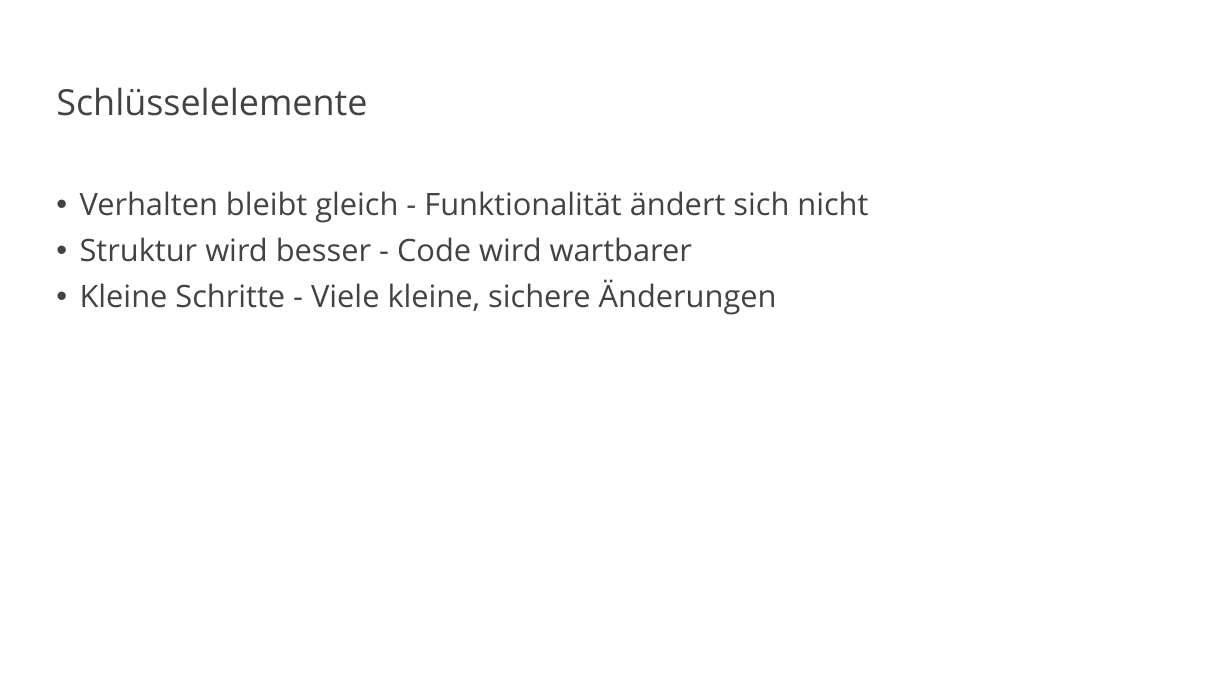
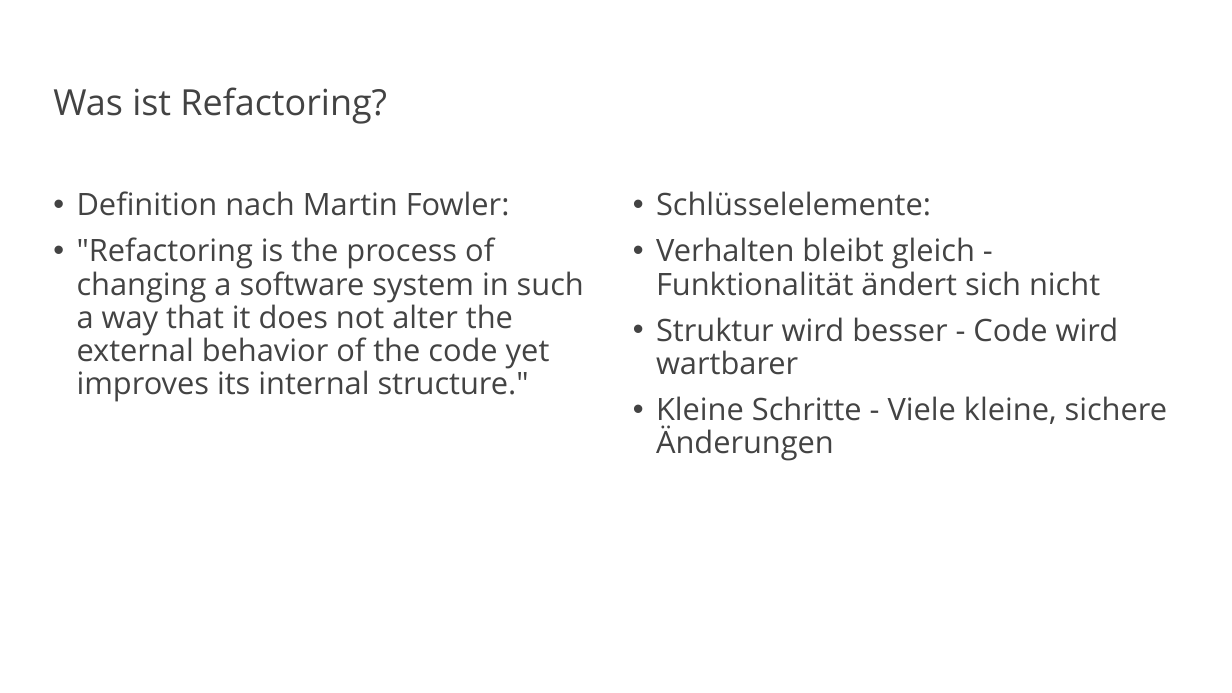
Before and after one commit to vanillacore-net/september-2025-telekom-training, a slide deck: slide 30 of presentations/powerpoint/intro-presentation.pptx (slide 52 before the commit). Drawn at 1232x693 pixels with LibreOffice and Linux fonts; fonts in the diff are those of the drawing; background and template pictures are left out. Boxes give left, top, right and bottom in pixels: in the first picture for what was removed or moved away, otherwise in the second. Text is boxed around its words. In the diff, an @@ line names an element or a change of style, - is before the commit and + after.

```diff
--- a/presentations/powerpoint/intro-presentation.pptx
+++ b/presentations/powerpoint/intro-presentation.pptx
@@ title at (53, 87, 387, 124): text changed @@
-Schlüsselelemente
+Was ist Refactoring?
@@ text added at (77, 191, 584, 402), 24 pt, text #434343 @@
+• Definition nach Martin Fowler:
+• "Refactoring is the process of changing a software system in such a way that it does not alter the external behavior of the code yet improves its internal structure."
@@ text "Schlüsselelemente:": place and size @@
-text "Schlüsselelemente:" at (80, 191, 868, 315)
+text "Schlüsselelemente:" at (656, 191, 1168, 461)
@@ text at (656, 191, 931, 216): paragraph added @@
+• Schlüsselelemente:
```
Also in this commit, not shown: 21 other slides changed, 11 slides added, 43 slides removed, 2 other files.
